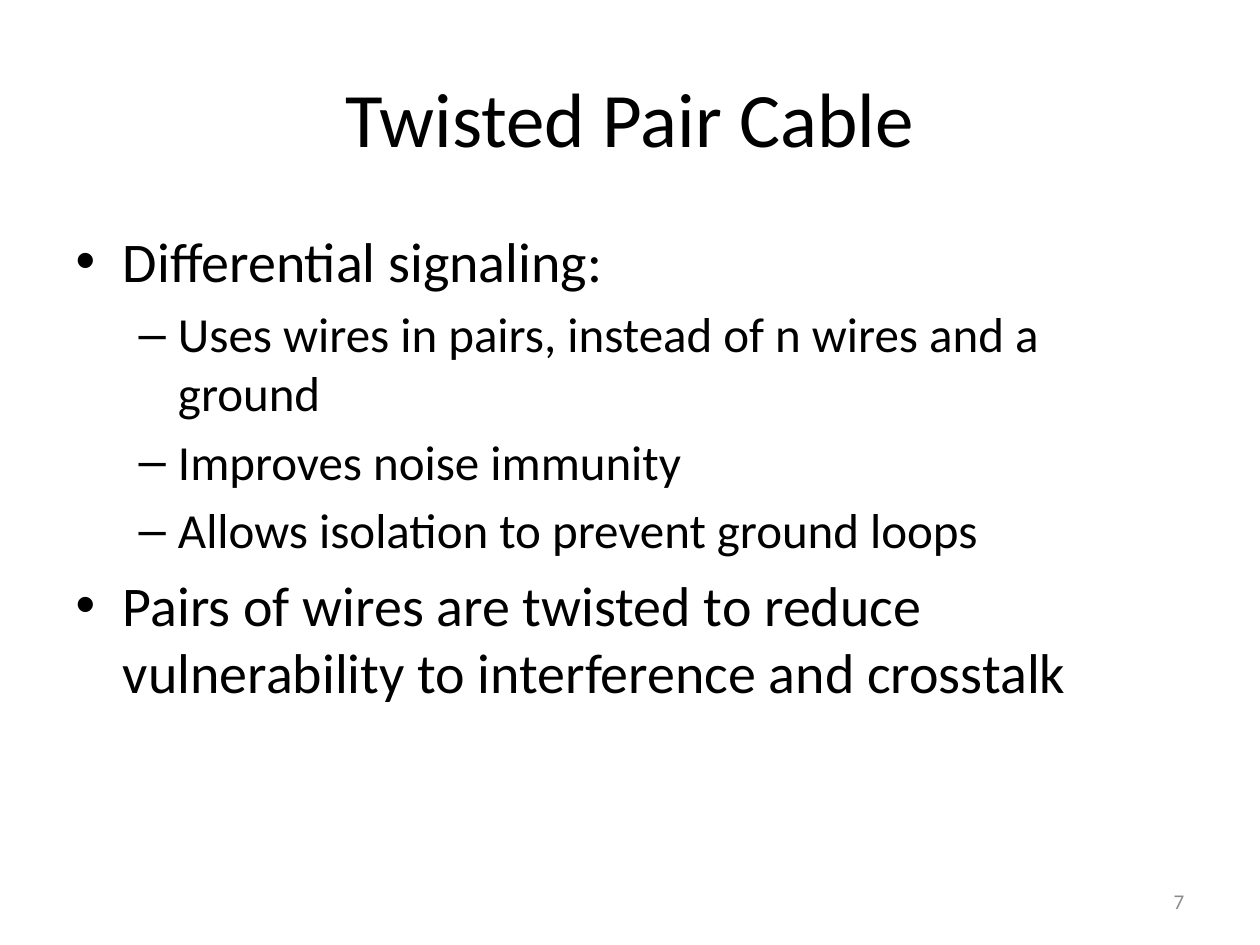
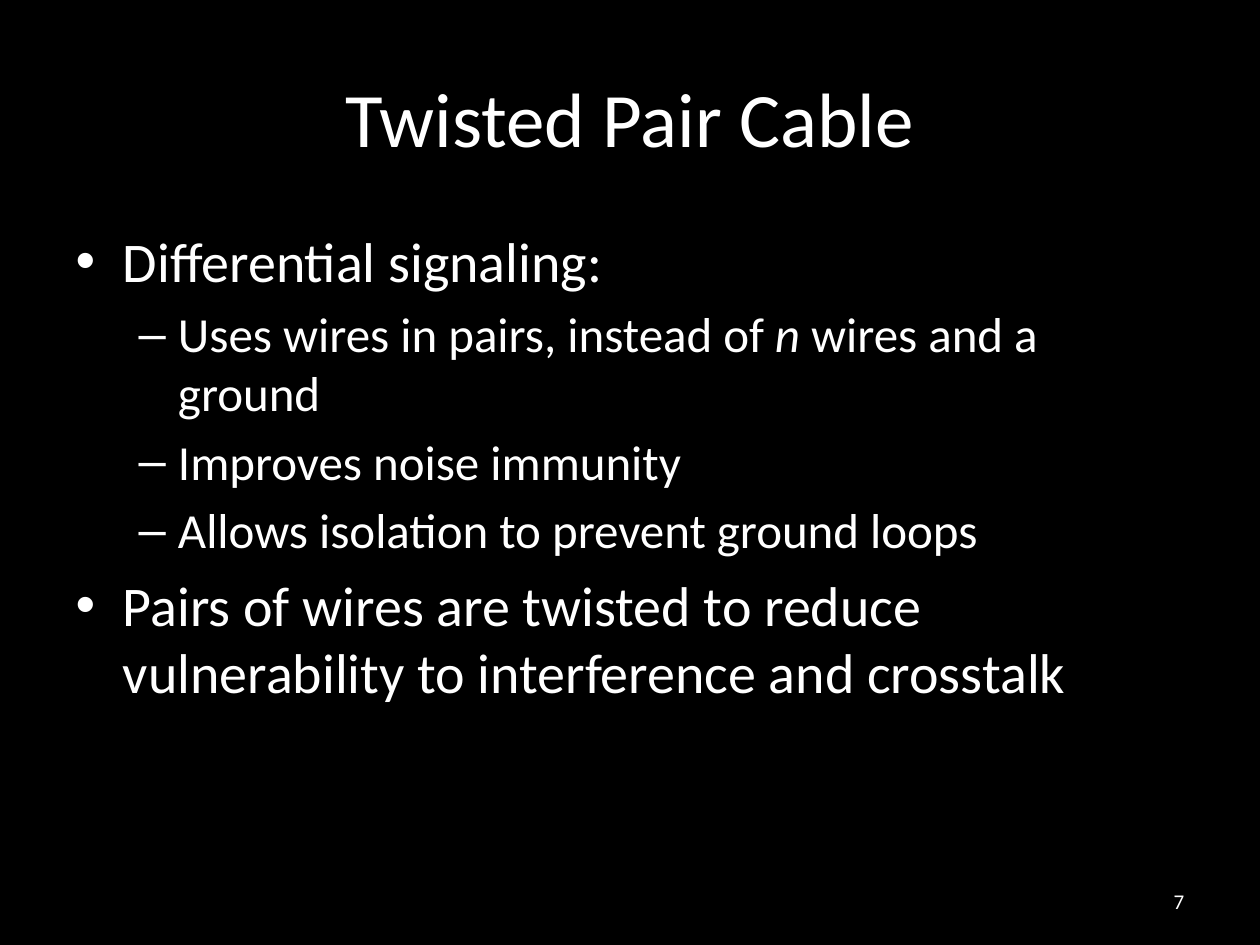
Before and after one commit to carlosgj/FRC-Training, a slide deck: slide 7 of Networking Basics.pptx. Drawn at 1260x945 pixels with LibreOffice and Linux fonts; fonts in the diff are those of the drawing; background and template pictures are left out. Boxes give left, top, right and bottom in pixels: in the first picture for what was removed or moved away, otherwise in the second. Text is boxed around its words. In the diff, an @@ line names an element or a change of style, - is before the commit and + after.

```diff
--- a/Networking Basics.pptx
+++ b/Networking Basics.pptx
@@ background #FFFFFF to #000000 @@
@@ title "Twisted Pair Cable" at [345, 93, 913, 148]: text colour #000000 to #FFFFFF @@
@@ text "Differential signaling:" at [123, 243, 1065, 702]: text colour #000000 to #FFFFFF; italic on in "n" @@
@@ page number at [1174, 895, 1185, 909]: text colour #8C8C8C to #FFFFFF @@
```
Also in this commit, not shown: 62 other slides changed, 2 slides added, 1 other file.
